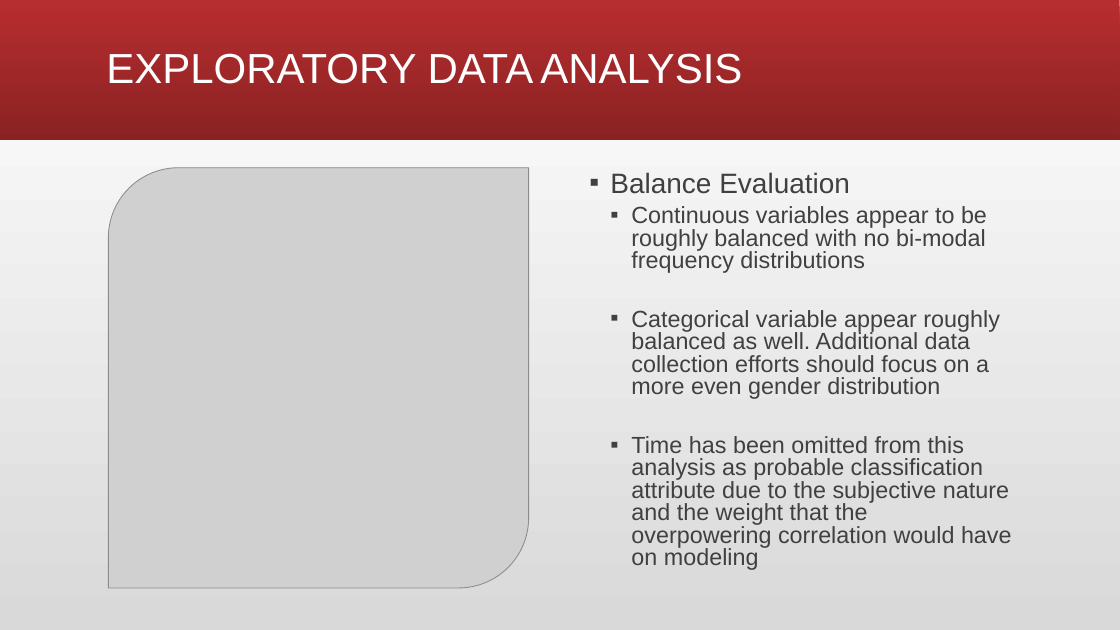
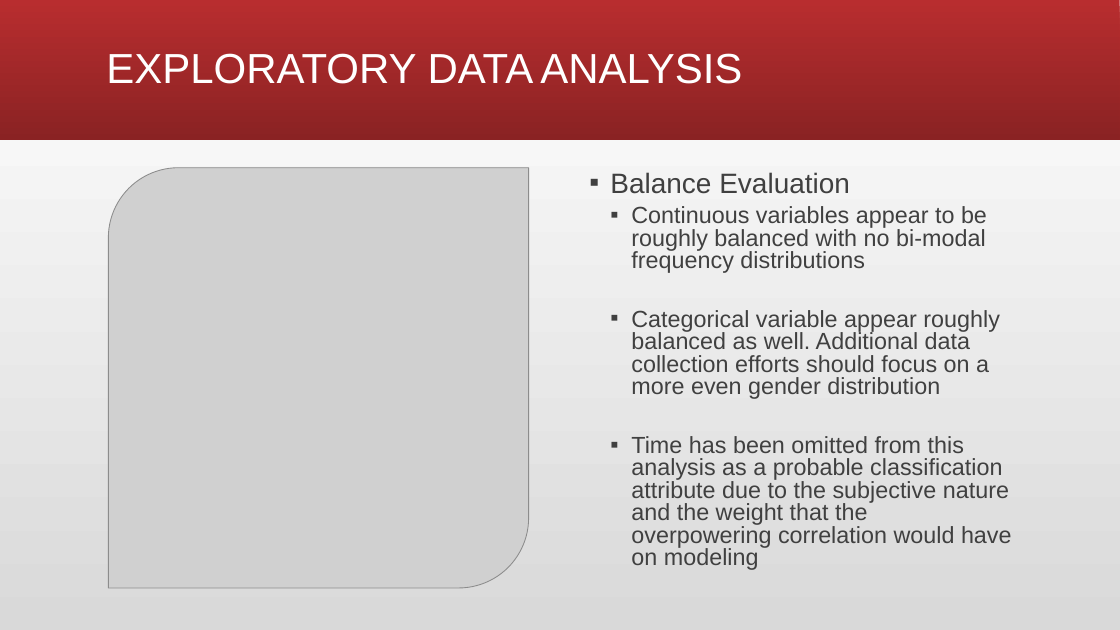
Before and after one commit to larawayn/Heart_Failure_Prediction, a slide deck: slide 6 of Heart Failure Detection.pptx. Drawn at 1120x630 pixels with LibreOffice and Linux fonts; fonts in the diff are those of the drawing; grey boxes stand for pictures. Boxes give left, top, right and bottom in pixels: in the first picture for what was removed or moved away, otherwise in the second. Text is boxed around its words. In the diff, an @@ line names an element or a change of style, - is before the commit and + after.

Commit message:
update ppt

```diff
--- a/Heart Failure Detection.pptx
+++ b/Heart Failure Detection.pptx
@@ text at (x1=631, y1=436, x2=1012, y2=570): text changed @@
-  ▪ Time has been omitted from this analysis as probable classification attribute due to the subjective nature and the weight that the overpowering correlation would have on modeling
+  ▪ Time has been omitted from this analysis as a probable classification attribute due to the subjective nature and the weight that the overpowering correlation would have on modeling
```
Also in this commit, not shown: 3 other slides changed, 1 slide added.
